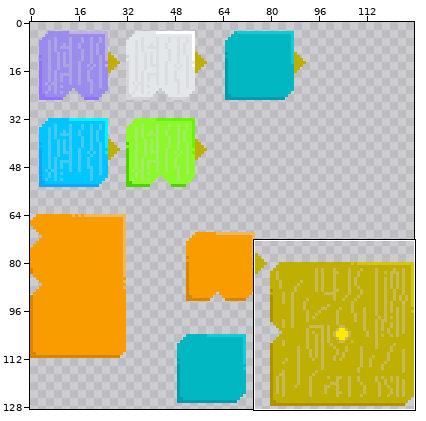
Pixel-art file -- Assets/Art/components.aseprite. Above: a wide view before the commit, with the close-up outlined.
Close-up. Before the edit:
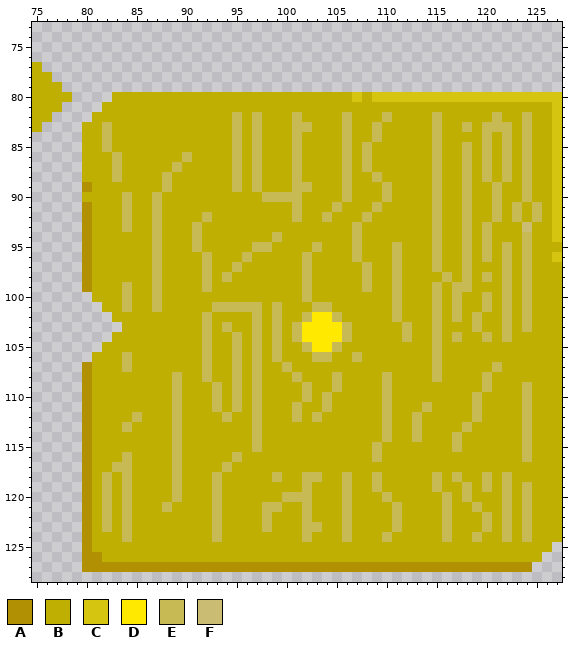
128x129 pixels, 1 frame. Shown: x 75..127, y 73..128.
Palette (. is transparent): A #b29004  B #bfaf03  C #d6c510  D #ffe900  E #c7b954  F #cabc72
Now the later version:
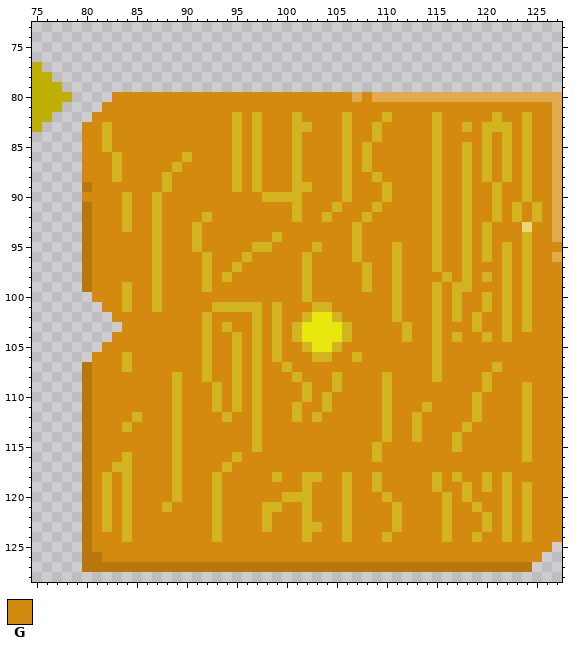
Colours new in this view: G #d48a0e
Difference:
@@ palette @@
-A #b29004
+A #b7770c
-C #d6c510
+C #e0aa4e
-D #ffe900
+D #e8e80f
-E #c7b954
+E #d1b420
-F #cabc72
+F #ead879
--- layer "circuit board/Flattened"
@@ x 75..127 @@
  79 BBB..................................................
- 80 BBBB....BBBBBBBBBBBBBBBBBBBBBBBBCBCCCCCCCCCCCCCCCCCCC
- 81 BBB....BBBBBBBBBBBBBBBBBBBBBBBBBBBBBBBBBBBBBBBBBBBBBC
- 82 BB....BBBBBBBBBBBBBBEBEBBBEBBBBEBBBEBBBBEBBBBBEBBEBBC
- 83 B....BBEBBBBBBBBBBBBEBEBBBEEBBBEBBEBBBBBEBBEBEEEBEBBC
- 84 .....BBEBBBBBBBBBBBBEBEBBBEBBBBEBBEBBBBBEBBBBEBEBEBBC
- 85 .....BBEBBBBBBBBBBBBEBEBBBEBBBBEBEBBBBBBEBBEBEBEBEBBC
- 86 .....BBBEBBBBBBEBBBBEBEBBBEBBBBEBEBBBBBBEBBEBEBEBEBBC
- 87 .....BBBEBBBBBEBBBBBEBEBBBEBBBBEBEBBBBBBEBBEBEBEBEBBC
- 88 .....BBBEBBBBEBBBBBBEBEBBBEBBBBEBBEBBBBBEBBEBEBEBEBBC
- 89 .....ABBBBBBBEBBBBBBEBEBBBEEBBBEBBBEBBBBEBBEBBEBBEBBC
- 90 .....BBBBEBBEBBBBBBBBBBEEEEBBBBEBBBEBBBBEBBEBBEBBEBBC
- 91 .....ABBBEBBEBBBBBBBBBBBBBEBBBEBBBEBBBBBEBBEBBEBEBEBC
- 92 .....ABBBEBBEBBBBEBBBBBBBBEBBEBBBEBBBBBBEBBEBBEBEBEBC
- 93 .....ABBBEBBEBBBEBBBBBBBBBBBBBBBEBBBBBBBEBBEBEBBBFBBC
- 94 .....ABBBBBBEBBBEBBBBBBBEBBBBBBBEBBBBBBBEBBEBEBBBEBBC
- 95 .....ABBBBBBEBBBEBBBBBEEBBBBEBBBEBBBEBBBEBBEBEBEBEBBB
- 96 .....ABBBBBBEBBBBEBBBEBBBBBEBBBBEBBBEBBBEBBEBEBEBEBBC
- 97 .....ABBBBBBEBBBBEBBEBBBBBBEBBBBBEBBEBBBEBBEBBBEBEBBB
- 98 .....ABBBBBBEBBBBEBEBBBBBBBEBBBBBEBBEBBBBEBEBEBEBEBBB
- 99 .....ABBBEBBEBBBBEBBBBBBBBBEBBBBBEBBEBBBEBEEBBBEBEBBB
-100 ......BBBEBBEBBBBBBBBBBBBBBEBBBBBBBBEBBBEBEBBEBEBEBBB
-101 .......BBEBBEBBBBBEEEEEBEBBBEEBBBBBBEBBBEBEBBEBEBEBBB
-102 ........BBBBBBBBBEBBBBEBEBBEDDEBBBBBEBBBEBEBEBBEBEBBB
-103 .........BBBBBBBBEBEBBEBEBEDDDDEBBBBBEBBEBBBEBBEBEBBB
-104 ........BBBBBBBBBEBBEBEBEBEDDDDEBBBBBEBBEBEBBEBEBBBBB
-105 .......BBBBBBBBBBEBBEBEBEBBEDDEBBBBBBBBBEBBBBBBBBBBBB
-106 ......BBBEBBBBBBBEBBEBEBEBBBEEBBEBBBBBBBEBBBBBBBBBBBB
-107 .....ABBBEBBBBBBBEBBEBEBBEBBBBBBBBBBBBBBEBBBBBEBBBBBB
-108 .....ABBBBBBBBEBBEBBEBEBBBEBBBEBBBBEBBBBEBBBBEBBBBBBB
-109 .....ABBBBBBBBEBBBEBEBEBBBBEBBEBBBBEBBBBBBBBBEBBBEBBB
-110 .....ABBBBBBBBEBBBEBEBEBBBBEBEBBBBBEBBBBBBBBEBBBBEBBB
-111 .....ABBBBBBBBEBBBEBEBEBBBEBBEBBBBBEBBBEBBBBEBBBBEBBB
-112 .....ABBBBEBBBEBBBBEBBEBBBEBEBBBBBBEBBEBBBBBEBBBBEBBB
-113 .....ABBBEBBBBEBBBBBBBEBBBBBBBBBBBBEBBEBBBBEBBBBBEBBB
-114 .....ABBBBBBBBEBBBBBBBEBBBBBBBBBBBBEBBEBBBEBBBBBBEBBB
-115 .....ABBBBBBBBEBBBBBBBEBBBBBBBBBBBEBBBBBBBEBBBBBBEBBB
-116 .....ABBBEBBBBEBBBBBEBBBBBBBBBBBBBEBBBBBBBBBBBBBBEBBB
-117 .....ABBEEBBBBEBBBBEBBBBBBBBBBBBBBBBBBBBBBBBBBBBBBBBB
-118 .....ABEBEBBBBEBBBEBBBBBEBBEEBBEBBEBBBBBEBEBBEBEBBBBB
-119 .....ABEBEBBBBEBBBEBBBBBBBBEBBBEBBEBBBBBEBBEBEBEBEBBB
-120 .....ABEBEBBBBEBBBEBBBBBBEEEBBBEBBBEBBBBBEBEBBBEBEBBB
-121 .....ABEBEBBBEBBBBEBBBBEEBBEBBBEBBBBEBBBBEBBEBBEBEBBB
-122 .....ABEBEBBBBBBBBEBBBBEBBBEBBBEBBBBEBBBBEBBBEBEBEBBB
-123 .....ABEBEBBBBBBBBEBBBBEBBBEEBBEBBBBEBBBBEBBBEBEBEBBB
-124 .....ABBBEBBBBBBBBEBBBBBBBBEBBBEBBBEBBBBBEBBEBBEBEBBB
-125 .....ABBBBBBBBBBBBBBBBBBBBBBBBBBBBBBBBBBBBBBBBBBBBBB.
-126 .....AABBBBBBBBBBBBBBBBBBBBBBBBBBBBBBBBBBBBBBBBBBBB..
+ 80 BBBB....GGGGGGGGGGGGGGGGGGGGGGGGCGCCCCCCCCCCCCCCCCCCC
+ 81 BBB....GGGGGGGGGGGGGGGGGGGGGGGGGGGGGGGGGGGGGGGGGGGGGC
+ 82 BB....GGGGGGGGGGGGGGEGEGGGEGGGGEGGGEGGGGEGGGGGEGGEGGC
+ 83 B....GGEGGGGGGGGGGGGEGEGGGEEGGGEGGEGGGGGEGGEGEEEGEGGC
+ 84 .....GGEGGGGGGGGGGGGEGEGGGEGGGGEGGEGGGGGEGGGGEGEGEGGC
+ 85 .....GGEGGGGGGGGGGGGEGEGGGEGGGGEGEGGGGGGEGGEGEGEGEGGC
+ 86 .....GGGEGGGGGGEGGGGEGEGGGEGGGGEGEGGGGGGEGGEGEGEGEGGC
+ 87 .....GGGEGGGGGEGGGGGEGEGGGEGGGGEGEGGGGGGEGGEGEGEGEGGC
+ 88 .....GGGEGGGGEGGGGGGEGEGGGEGGGGEGGEGGGGGEGGEGEGEGEGGC
+ 89 .....AGGGGGGGEGGGGGGEGEGGGEEGGGEGGGEGGGGEGGEGGEGGEGGC
+ 90 .....GGGGEGGEGGGGGGGGGGEEEEGGGGEGGGEGGGGEGGEGGEGGEGGC
+ 91 .....AGGGEGGEGGGGGGGGGGGGGEGGGEGGGEGGGGGEGGEGGEGEGEGC
+ 92 .....AGGGEGGEGGGGEGGGGGGGGEGGEGGGEGGGGGGEGGEGGEGEGEGC
+ 93 .....AGGGEGGEGGGEGGGGGGGGGGGGGGGEGGGGGGGEGGEGEGGGFGGC
+ 94 .....AGGGGGGEGGGEGGGGGGGEGGGGGGGEGGGGGGGEGGEGEGGGEGGC
+ 95 .....AGGGGGGEGGGEGGGGGEEGGGGEGGGEGGGEGGGEGGEGEGEGEGGG
+ 96 .....AGGGGGGEGGGGEGGGEGGGGGEGGGGEGGGEGGGEGGEGEGEGEGGC
+ 97 .....AGGGGGGEGGGGEGGEGGGGGGEGGGGGEGGEGGGEGGEGGGEGEGGG
+ 98 .....AGGGGGGEGGGGEGEGGGGGGGEGGGGGEGGEGGGGEGEGEGEGEGGG
+ 99 .....AGGGEGGEGGGGEGGGGGGGGGEGGGGGEGGEGGGEGEEGGGEGEGGG
+100 ......GGGEGGEGGGGGGGGGGGGGGEGGGGGGGGEGGGEGEGGEGEGEGGG
+101 .......GGEGGEGGGGGEEEEEGEGGGEEGGGGGGEGGGEGEGGEGEGEGGG
+102 ........GGGGGGGGGEGGGGEGEGGEDDEGGGGGEGGGEGEGEGGEGEGGG
+103 .........GGGGGGGGEGEGGEGEGEDDDDEGGGGGEGGEGGGEGGEGEGGG
+104 ........GGGGGGGGGEGGEGEGEGEDDDDEGGGGGEGGEGEGGEGEGGGGG
+105 .......GGGGGGGGGGEGGEGEGEGGEDDEGGGGGGGGGEGGGGGGGGGGGG
+106 ......GGGEGGGGGGGEGGEGEGEGGGEEGGEGGGGGGGEGGGGGGGGGGGG
+107 .....AGGGEGGGGGGGEGGEGEGGEGGGGGGGGGGGGGGEGGGGGEGGGGGG
+108 .....AGGGGGGGGEGGEGGEGEGGGEGGGEGGGGEGGGGEGGGGEGGGGGGG
+109 .....AGGGGGGGGEGGGEGEGEGGGGEGGEGGGGEGGGGGGGGGEGGGEGGG
+110 .....AGGGGGGGGEGGGEGEGEGGGGEGEGGGGGEGGGGGGGGEGGGGEGGG
+111 .....AGGGGGGGGEGGGEGEGEGGGEGGEGGGGGEGGGEGGGGEGGGGEGGG
+112 .....AGGGGEGGGEGGGGEGGEGGGEGEGGGGGGEGGEGGGGGEGGGGEGGG
+113 .....AGGGEGGGGEGGGGGGGEGGGGGGGGGGGGEGGEGGGGEGGGGGEGGG
+114 .....AGGGGGGGGEGGGGGGGEGGGGGGGGGGGGEGGEGGGEGGGGGGEGGG
+115 .....AGGGGGGGGEGGGGGGGEGGGGGGGGGGGEGGGGGGGEGGGGGGEGGG
+116 .....AGGGEGGGGEGGGGGEGGGGGGGGGGGGGEGGGGGGGGGGGGGGEGGG
+117 .....AGGEEGGGGEGGGGEGGGGGGGGGGGGGGGGGGGGGGGGGGGGGGGGG
+118 .....AGEGEGGGGEGGGEGGGGGEGGEEGGEGGEGGGGGEGEGGEGEGGGGG
+119 .....AGEGEGGGGEGGGEGGGGGGGGEGGGEGGEGGGGGEGGEGEGEGEGGG
+120 .....AGEGEGGGGEGGGEGGGGGGEEEGGGEGGGEGGGGGEGEGGGEGEGGG
+121 .....AGEGEGGGEGGGGEGGGGEEGGEGGGEGGGGEGGGGEGGEGGEGEGGG
+122 .....AGEGEGGGGGGGGEGGGGEGGGEGGGEGGGGEGGGGEGGGEGEGEGGG
+123 .....AGEGEGGGGGGGGEGGGGEGGGEEGGEGGGGEGGGGEGGGEGEGEGGG
+124 .....AGGGEGGGGGGGGEGGGGGGGGEGGGEGGGEGGGGGEGGEGGEGEGGG
+125 .....AGGGGGGGGGGGGGGGGGGGGGGGGGGGGGGGGGGGGGGGGGGGGGG.
+126 .....AAGGGGGGGGGGGGGGGGGGGGGGGGGGGGGGGGGGGGGGGGGGGG..
 127 .....AAAAAAAAAAAAAAAAAAAAAAAAAAAAAAAAAAAAAAAAAAAAA...
Boxes around the changes in both close-ups, in picture pixels (x1, y1, x2, y2):
changed: (82, 92, 562, 572)
